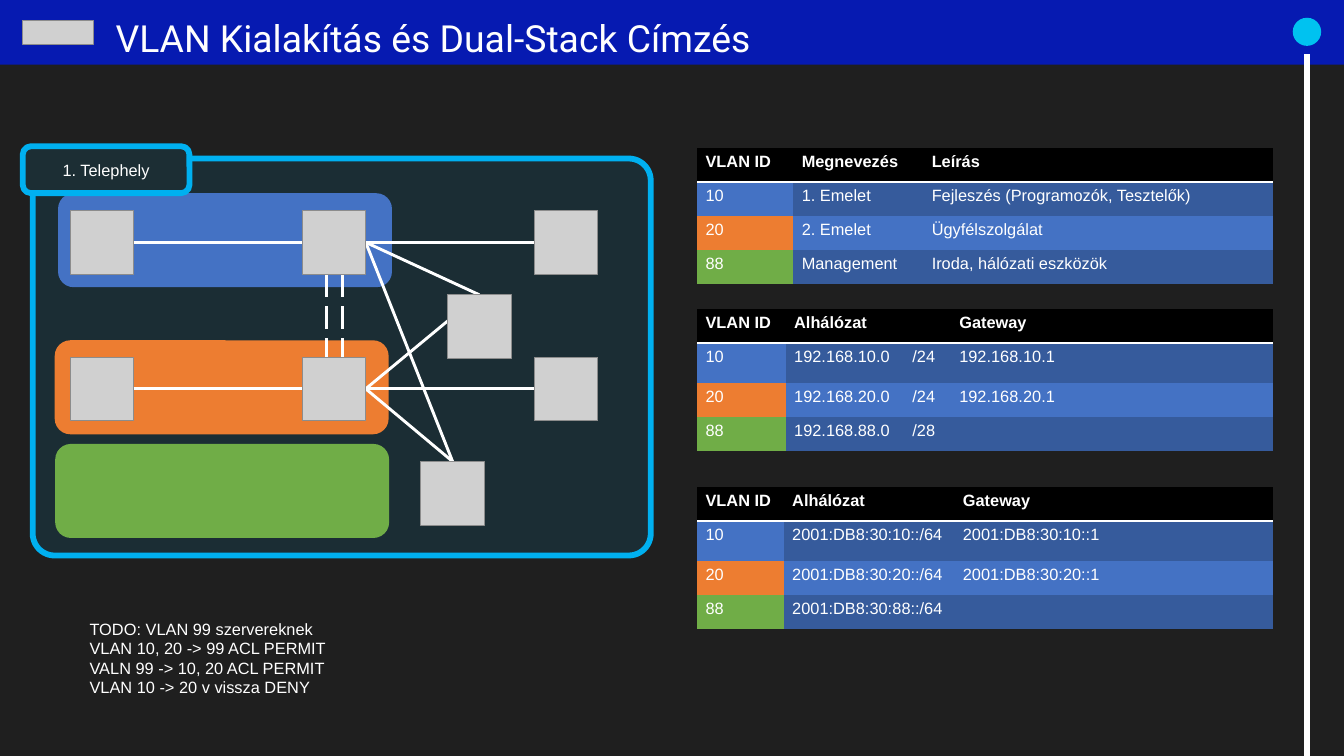
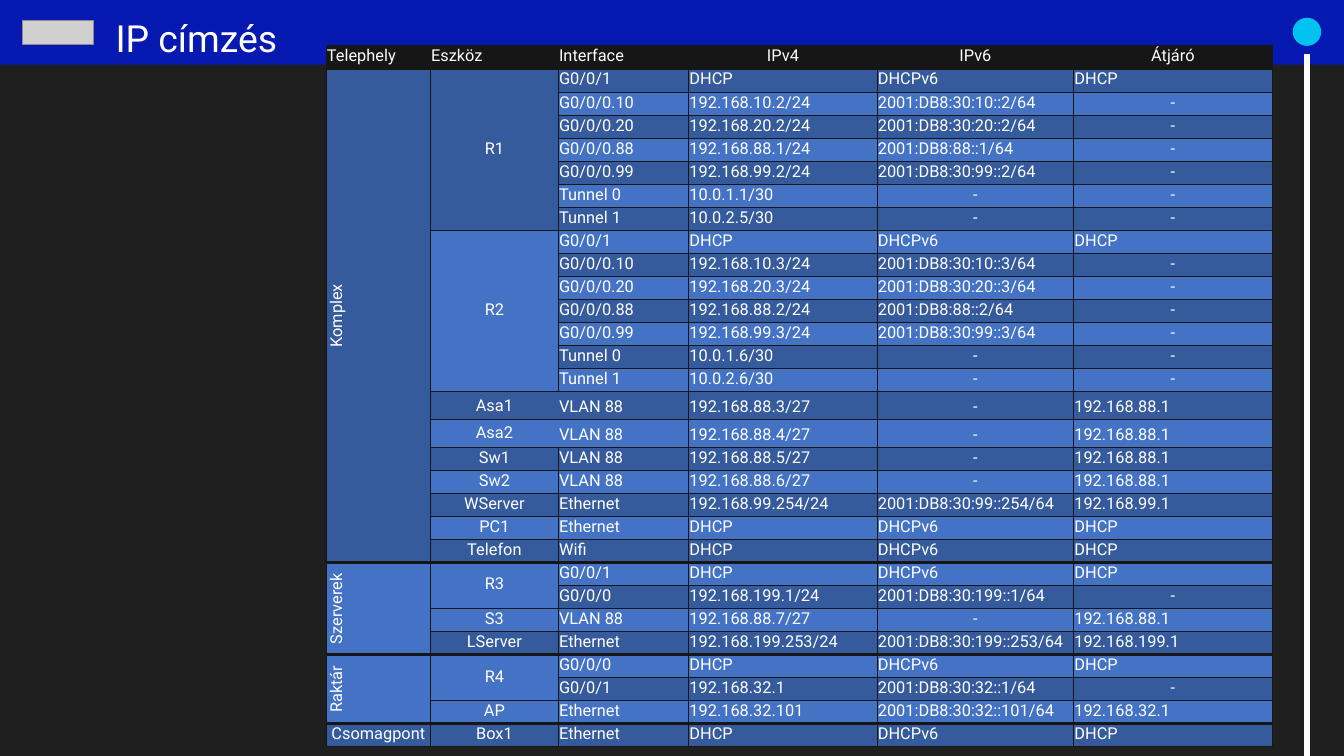
Before and after one commit to PowerRanger2130/PaceX, a slide deck: slide 16 of Projectmunka.pptx (slide 14 before the commit). Drawn at 1344x756 pixels with LibreOffice and Linux fonts; fonts in the diff are those of the drawing; grey boxes stand for pictures. Boxes give left, top, right and bottom in pixels: in the first picture for what was removed or moved away, otherwise in the second. Text is boxed around its words. In the diff, an @@ line names an element or a change of style, - is before the commit and + after.

```diff
--- a/Projectmunka.pptx
+++ b/Projectmunka.pptx
@@ text at bbox=[116, 24, 277, 53]: text changed @@
-VLAN Kialakítás és Dual-Stack Címzés
+IP címzés
@@ table added at bbox=[326, 46, 1271, 756], 30 rows, 6 columns @@
+Telephely | Eszköz | Interface | IPv4 | IPv6 | Átjáró
+Komplex | R1 | G0/0/1 | DHCP | DHCPv6 | DHCP
+ |  | G0/0/0.10 | 192.168.10.2/24 | 2001:DB8:30:10::2/64 | -
+ |  | G0/0/0.20 | 192.168.20.2/24 | 2001:DB8:30:20::2/64 | -
+ |  | G0/0/0.88 | 192.168.88.1/24 | 2001:DB8:88::1/64 | -
+ |  | G0/0/0.99 | 192.168.99.2/24 | 2001:DB8:30:99::2/64 | -
+ |  | Tunnel 0 | 10.0.1.1/30 | - | -
+ |  | Tunnel 1 | 10.0.2.5/30 | - | -
+ | R2 | G0/0/1 | DHCP | DHCPv6 | DHCP
+ |  | G0/0/0.10 | 192.168.10.3/24 | 2001:DB8:30:10::3/64 | -
+ |  | G0/0/0.20 | 192.168.20.3/24 | 2001:DB8:30:20::3/64 | -
+ |  | G0/0/0.88 | 192.168.88.2/24 | 2001:DB8:88::2/64 | -
+ |  | G0/0/0.99 | 192.168.99.3/24 | 2001:DB8:30:99::3/64 | -
+ |  | Tunnel 0 | 10.0.1.6/30 | - | -
+ |  | Tunnel 1 | 10.0.2.6/30 | - | -
+ | Asa1 | VLAN 88 | 192.168.88.3/27 | - | 192.168.88.1
+ | Asa2 | VLAN 88 | 192.168.88.4/27 | - | 192.168.88.1
+ | Sw1 | VLAN 88 | 192.168.88.5/27 | - | 192.168.88.1
+ | Sw2 | VLAN 88 | 192.168.88.6/27 | - | 192.168.88.1
+ | WServer | Ethernet | 192.168.99.254/24 | 2001:DB8:30:99::254/64 | 192.168.99.1
+ | PC1 | Ethernet | DHCP | DHCPv6 | DHCP
+ | Telefon | Wifi | DHCP | DHCPv6 | DHCP
+Szerverek | R3 | G0/0/1 | DHCP | DHCPv6 | DHCP
+ |  | G0/0/0 | 192.168.199.1/24 | 2001:DB8:30:199::1/64 | -
+ | S3 | VLAN 88 | 192.168.88.7/27 | - | 192.168.88.1
+ | LServer | Ethernet | 192.168.199.253/24 | 2001:DB8:30:199::253/64 | 192.168.199.1
+Raktár | R4 | G0/0/0 | DHCP | DHCPv6 | DHCP
+ |  | G0/0/1 | 192.168.32.1 | 2001:DB8:30:32::1/64 | -
+ | AP | Ethernet | 192.168.32.101 | 2001:DB8:30:32::101/64 | 192.168.32.1
+Csomagpont | Box1 | Ethernet | DHCP | DHCPv6 | DHCP
@@ rounded rectangle removed at bbox=[23, 146, 189, 193] @@
-1. Telephely
@@ table removed at bbox=[697, 148, 1274, 284], 4 rows, 3 columns @@
-VLAN ID | Megnevezés | Leírás
-10 | 1. Emelet | Fejleszés (Programozók, Tesztelők)
-20 | 2. Emelet | Ügyfélszolgálat
-88 | Management | Iroda, hálózati eszközök
@@ rounded rectangle removed at bbox=[33, 159, 651, 556] @@
@@ rounded rectangle removed at bbox=[58, 193, 392, 287] @@
@@ picture removed at bbox=[70, 211, 134, 275] @@
@@ picture removed at bbox=[302, 211, 366, 275] @@
@@ picture removed at bbox=[534, 211, 598, 275] @@
@@ line removed from (134, 243) to (302, 243) @@
@@ line removed from (365, 243) to (534, 243) @@
@@ line removed from (365, 243) to (453, 461) @@
@@ line removed from (365, 243) to (480, 295) @@
@@ line removed from (326, 274) to (326, 371) @@
@@ line removed from (342, 274) to (342, 371) @@
@@ line removed from (365, 389) to (480, 295) @@
@@ picture removed at bbox=[448, 295, 512, 359] @@
@@ table removed at bbox=[697, 309, 1274, 451], 4 rows, 3 columns @@
-VLAN ID | Alhálózat | Gateway
-10 | 192.168.10.0 /24 | 192.168.10.1
-20 | 192.168.20.0 /24 | 192.168.20.1
-88 | 192.168.88.0 /28 | 
@@ rounded rectangle removed at bbox=[55, 340, 389, 434] @@
@@ picture removed at bbox=[70, 357, 134, 421] @@
@@ picture removed at bbox=[302, 357, 366, 421] @@
@@ picture removed at bbox=[534, 357, 598, 421] @@
@@ line removed from (134, 389) to (302, 389) @@
@@ line removed from (365, 389) to (534, 389) @@
@@ line removed from (365, 389) to (453, 461) @@
@@ rounded rectangle removed at bbox=[55, 444, 390, 538] @@
@@ picture removed at bbox=[421, 461, 485, 525] @@
@@ table removed at bbox=[697, 487, 1273, 629], 4 rows, 3 columns @@
-VLAN ID | Alhálózat | Gateway
-10 | 2001:DB8:30:10::/64 | 2001:DB8:30:10::1
-20 | 2001:DB8:30:20::/64 | 2001:DB8:30:20::1
-88 | 2001:DB8:30:88::/64 | 
@@ text removed at bbox=[90, 623, 326, 693] @@
-TODO: VLAN 99 szervereknek
-VLAN 10, 20 -> 99 ACL PERMIT
-VALN 99 -> 10, 20 ACL PERMIT
-VLAN 10 -> 20 v vissza DENY
```
Also in this commit, not shown: 2 other slides changed, 18 slides added, 17 slides removed, 26 other files.
